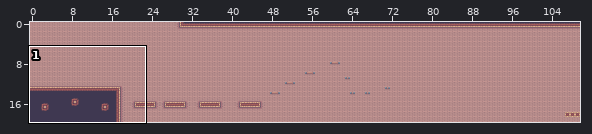
A Tiled map gets an edit: pixelholdersPlatformer/assets/level2.tmx. Above, an overview of the earlier version with the close-up marked.
Close-up. First the earlier version:
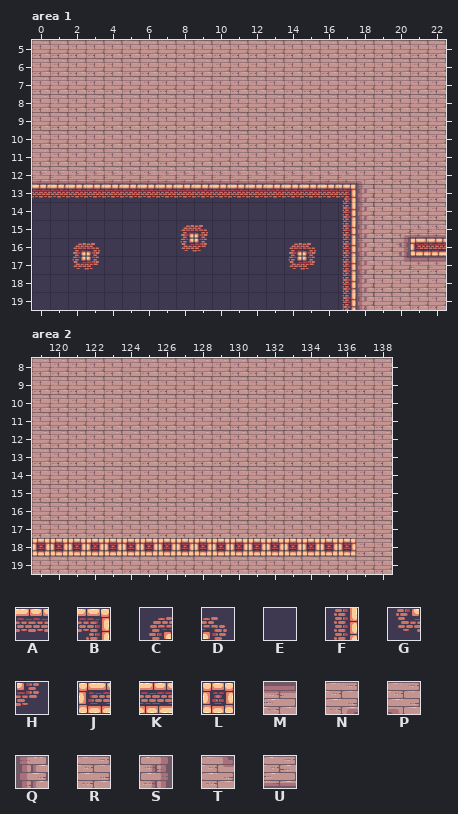
Cells are 32x32 px. Shown: area 1 x 0..22, y 5..19; area 2 x 119..138, y 8..19. The commit also changed other parts of the map, which this record leaves out.
Key: from "terrain": A 21, B 22, C 26, D 27, E 40, F 41, G 45, H 46, J 96, K 97, L 100, M 135, N 140, P 141, Q 153, R 154, S 155, T 159, U 173.
_ is an empty cell.
Layers that did not change in this view are not listed.
Layer "Environment" before, area 1, first column x 0:
 5 RRRRRRRRRRRRRRRRRRRRRRR
 6 RRRRRRRRRRRRRRRRRRRRRRR
 7 RRRRRRRRRRRRRRRRRRRRRRR
 8 RRRRRRRRRRRRRRRRRRRRRRR
 9 RRRRRRRRRRRRRRRRRRRRRRR
10 RRRRRRRRRRRRRRRRRRRRRRR
11 RRRRRRRRRRRRRRRRRRRRRRR
12 UUUUUUUUUUUUUUUUUUPRRRR
13 AAAAAAAAAAAAAAAAABQRRRR
14 EEEEEEEEEEEEEEEEEFQRRRR
15 EEEEEEEECDEEEEEEEFQRNUU
16 EECDEEEEGHEEEECDEFQRSJK
17 EEGHEEEEEEEEEEGHEFQRTMM
18 EEEEEEEEEEEEEEEEEFQRRRR
19 EEEEEEEEEEEEEEEEEFQRRRR
Layer "Environment" before, area 2, first column x 119:
 8 RRRRRRRRRRRRRRRRRRRR
 9 RRRRRRRRRRRRRRRRRRRR
10 RRRRRRRRRRRRRRRRRRRR
11 RRRRRRRRRRRRRRRRRRRR
12 RRRRRRRRRRRRRRRRRRRR
13 RRRRRRRRRRRRRRRRRRRR
14 RRRRRRRRRRRRRRRRRRRR
15 RRRRRRRRRRRRRRRRRRRR
16 RRRRRRRRRRRRRRRRRRRR
17 RRRRRRRRRRRRRRRRRRRR
18 LLLLLLLLLLLLLLLLLLRR
19 RRRRRRRRRRRRRRRRRRRR
Now the later version:
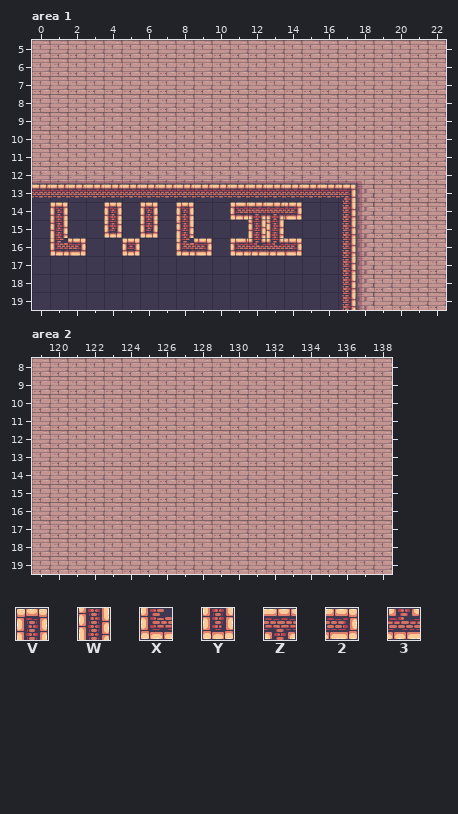
Further tiles: from "terrain": V 24, W 43, X 58, Y 62, Z 89, 2 98, 3 109.
Edits made:
Layer "Environment", area 1:
The author changed tile C to tile 2 in row 16 at x 2 and 14.
The author changed tile E to tile 2 in row 14 at x 14.
The author changed tile H to tile 2 in row 16 at x 9.
The author changed tile E to tile 3 in row 16 at x 12 to 13.
The author changed tile D to tile E in row 15 at x 9; in row 16 at x 3 and 15.
The author changed tile G to tile E in row 17 at x 2 and 14.
The author changed tile H to tile E in row 17 at x 3 and 15.
The author changed tile E to tile J in row 14 at x 11; in row 16 at x 11.
The author changed tile E to tile L in row 16 at x 5.
The author changed tile J to tile R in row 16 at x 21.
The author changed tile K to tile R in row 16 at x 22.
The author changed tile M to tile R in row 17 at x 21 to 22.
The author changed tile N to tile R in row 15 at x 20.
The author changed tile S to tile R in row 16 at x 20.
The author changed tile T to tile R in row 17 at x 20.
The author changed tile U to tile R in row 15 at x 21 to 22.
The author changed tile E to tile V in row 14 at x 1, 4, 6 and 8.
The author changed tile C to tile W in row 15 at x 8.
The author changed tile E to tile W in row 15 at x 1 and 12 to 13.
The author changed tile E to tile X in row 16 at x 1.
The author changed tile G to tile X in row 16 at x 8.
The author changed tile E to tile Y in row 15 at x 4 and 6.
The author changed tile E to tile Z in row 14 at x 12 to 13.
Layer "Environment", area 2:
The author changed tile L to tile R in row 18 at x 119 to 136.
Boxes around the changes in both close-ups, in picture pixels (x1, y1, x2, y2):
changed: (50, 202, 158, 270)
changed: (176, 202, 212, 256)
changed: (230, 202, 316, 270)
changed: (392, 220, 446, 273)
changed: (32, 538, 356, 556)
